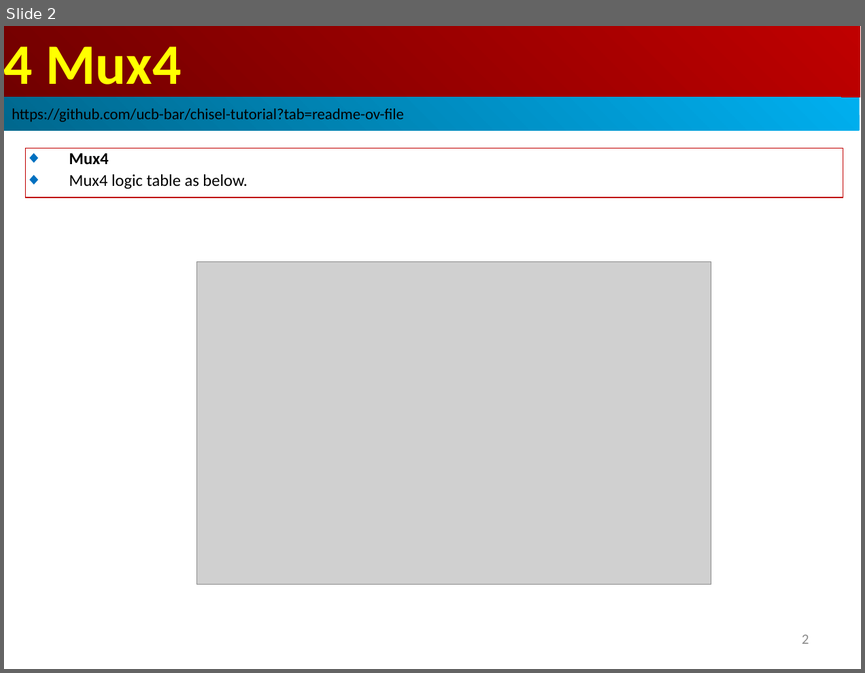
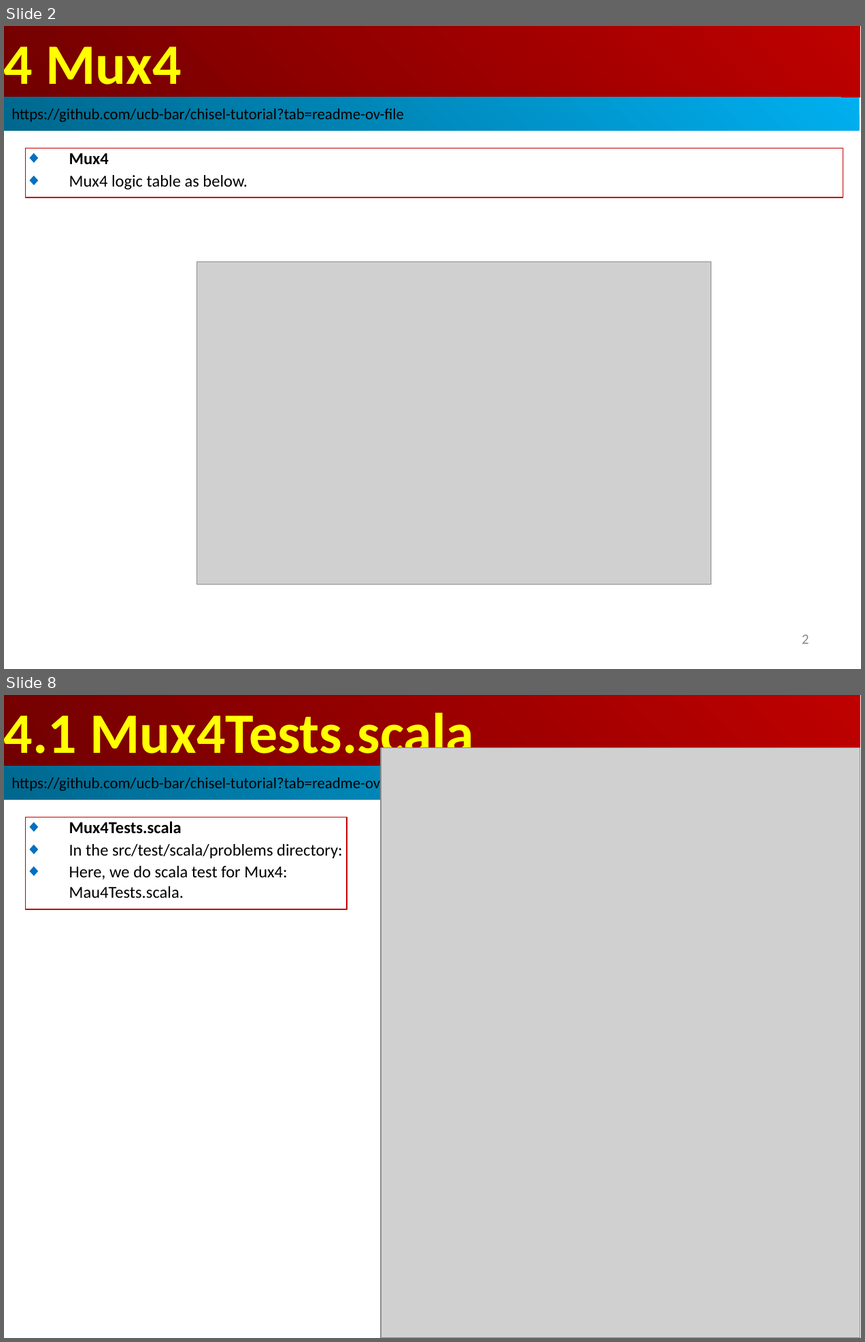
Before and after one commit to peterhchen/AIU_CS800_Chisel, a slide deck: 600_UCB_Chisel/004_Mux4/000_Video/004_Mux4.ppt. Shown one above the other, each under a label of ours: slide 2 before the commit, slides 2 and 8 after it; the slides between them are not shown. The pictures are 865x673 and 865x1342 pixels, drawn with LibreOffice and Linux fonts; fonts in the diff are those of the drawing; grey boxes stand for pictures. Boxes give left, top, right and bottom in pixels: in the first picture for what was removed or moved away, otherwise in the second. Text is boxed around its words. In the diff, an @@ line names an element or a change of style, - is before the commit and + after.

```diff
--- a/600_UCB_Chisel/004_Mux4/000_Video/004_Mux4.ppt
+++ b/600_UCB_Chisel/004_Mux4/000_Video/004_Mux4.ppt
@@ slide 8 added at (4, 695, 861, 1338), background #FFFFFF @@
@@ rectangle added at (4, 695, 860, 766), fill gradient #BF0000 to #710000, 48 pt, text #FFFF00, bold @@
+4.1 Mux4Tests.scala
@@ picture added at (381, 747, 860, 1338) @@
@@ rectangle added at (4, 766, 859, 800), fill gradient #00AFEF to #00688E, 13 pt, text #000000 @@
+https://github.com/ucb-bar/chisel-tutorial?tab=readme-ov-file
@@ rectangle added at (26, 817, 347, 909), outline #C00000 0.74 pt, 14 pt, text #000000 @@
+◆ Mux4Tests.scala
+◆ In the src/test/scala/problems directory:
+◆ Here, we do scala test for Mux4: Mau4Tests.scala.
```
Also in this commit, not shown: 7 other slides added.
